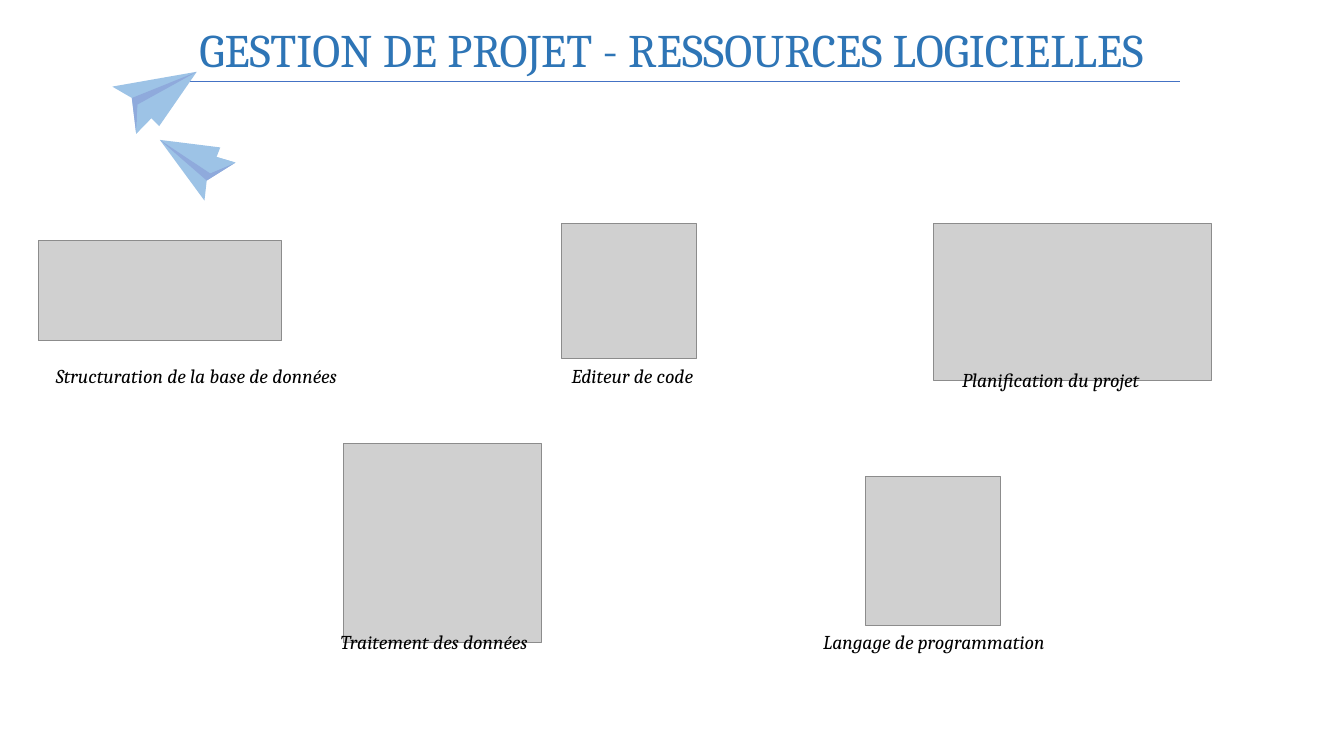
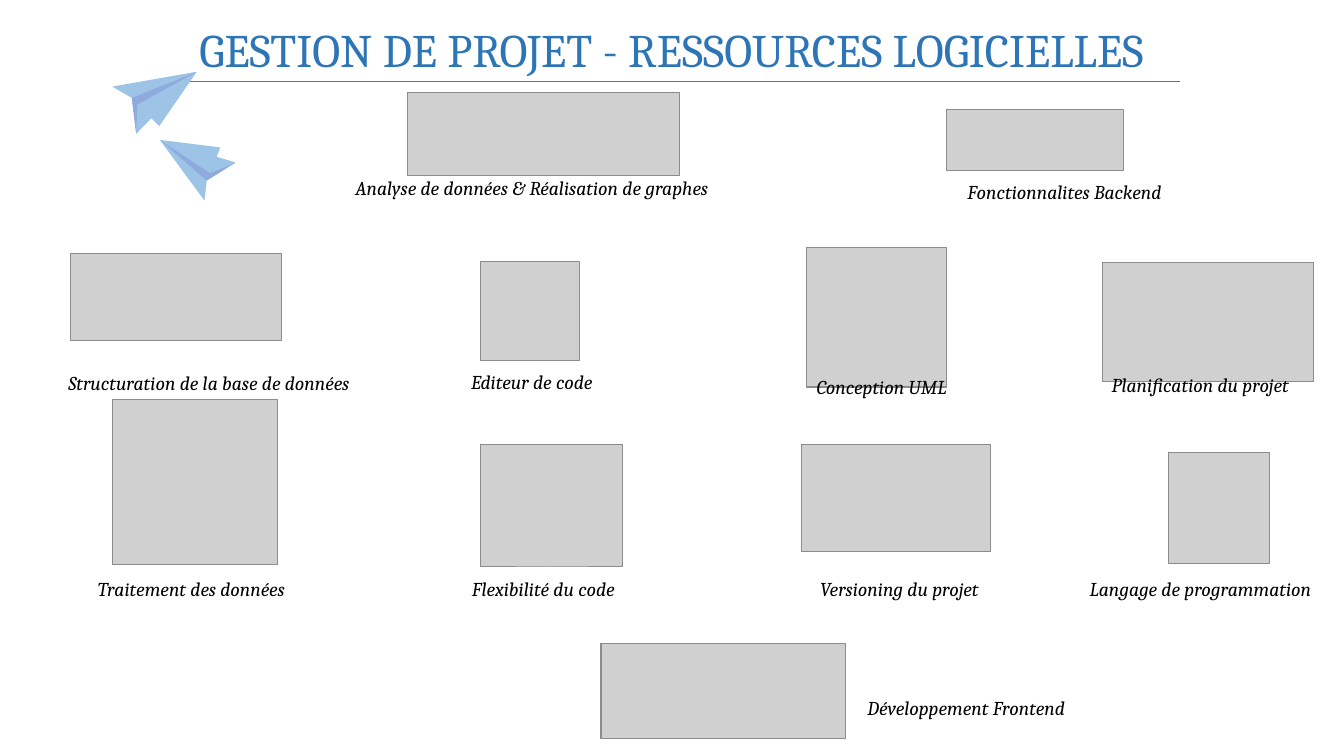
Before and after one commit to Claude127/stageX2, a slide deck: slide 9 of Presentation1.pptx. Drawn at 1344x756 pixels with LibreOffice and Linux fonts; fonts in the diff are those of the drawing; grey boxes stand for pictures. Boxes give left, top, right and bottom in pixels: in the first picture for what was removed or moved away, otherwise in the second. Text is boxed around its words. In the diff, an @@ line names an element or a change of style, - is before the commit and + after.

```diff
--- a/Presentation1.pptx
+++ b/Presentation1.pptx
@@ picture added at <box>407,93,680,175</box> @@
@@ picture added at <box>947,110,1124,171</box> @@
@@ text added at <box>355,181,708,200</box>, 14 pt, text #000000, italic @@
+Analyse de données & Réalisation de graphes
@@ text added at <box>967,185,1161,199</box>, 14 pt, text #000000, italic @@
+Fonctionnalites Backend
@@ picture: place and size @@
-picture at <box>38,240,281,341</box>
+picture at <box>71,254,281,341</box>
@@ picture: place and size @@
-picture at <box>562,224,697,359</box>
+picture at <box>481,261,581,361</box>
@@ picture added at <box>807,247,947,387</box> @@
@@ picture: place and size @@
-picture at <box>934,224,1212,380</box>
+picture at <box>1103,263,1314,381</box>
@@ text "Structuration de la base de ...": place and size @@
-text "Structuration de la base de ..." at <box>56,369,336,383</box>
+text "Structuration de la base de ..." at <box>68,376,349,390</box>
@@ text "Editeur de code": place and size @@
-text "Editeur de code" at <box>572,369,693,383</box>
+text "Editeur de code" at <box>471,375,592,389</box>
@@ text added at <box>817,376,947,399</box>, 14 pt, text #000000, italic @@
+Conception UML
@@ text "Planification du projet": place and size @@
-text "Planification du projet" at <box>962,373,1139,392</box>
+text "Planification du projet" at <box>1112,378,1288,397</box>
@@ picture: place and size @@
-picture at <box>343,444,541,642</box>
+picture at <box>112,399,277,565</box>
@@ picture added at <box>481,445,624,567</box> @@
@@ picture added at <box>802,445,990,551</box> @@
@@ picture: place and size @@
-picture at <box>865,477,1000,626</box>
+picture at <box>1169,453,1269,564</box>
@@ text "Traitement des données" rewrapped from <box>341,631,527,654</box> to <box>98,582,284,596</box> @@
@@ text added at <box>472,582,614,596</box>, 14 pt, text #000000, italic @@
+Flexibilité du code
@@ text added at <box>820,582,978,601</box>, 14 pt, text #000000, italic @@
+Versioning du projet
@@ text "Langage de programmation": place and size @@
-text "Langage de programmation" at <box>823,635,1045,654</box>
+text "Langage de programmation" at <box>1090,582,1311,601</box>
@@ picture added at <box>601,643,845,738</box> @@
@@ text added at <box>867,701,1065,720</box>, 14 pt, text #000000, italic @@
+Développement Frontend
```
Also in this commit, not shown: 5 other slides changed, 1 slide added, 1 other file.
